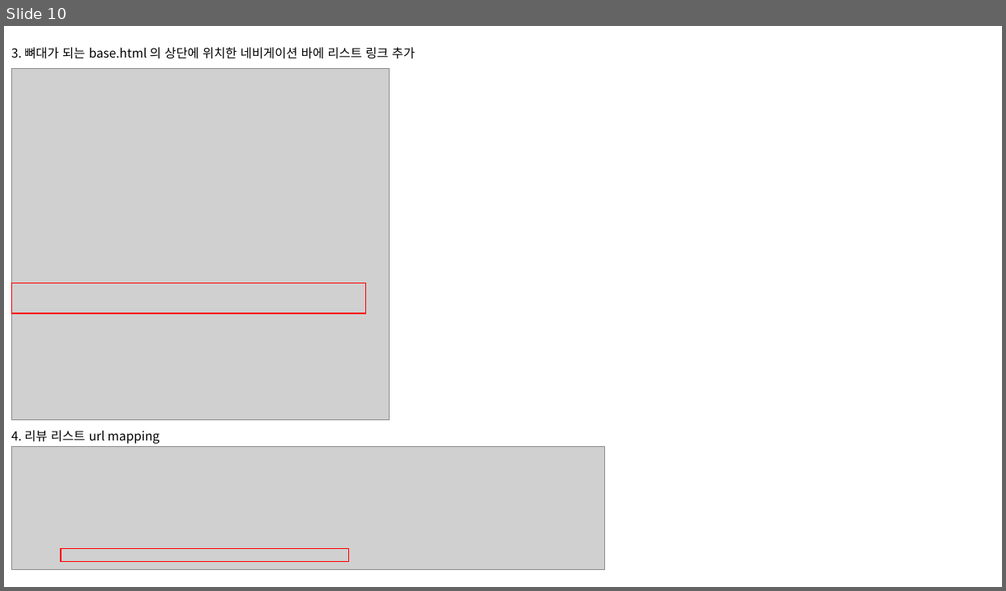
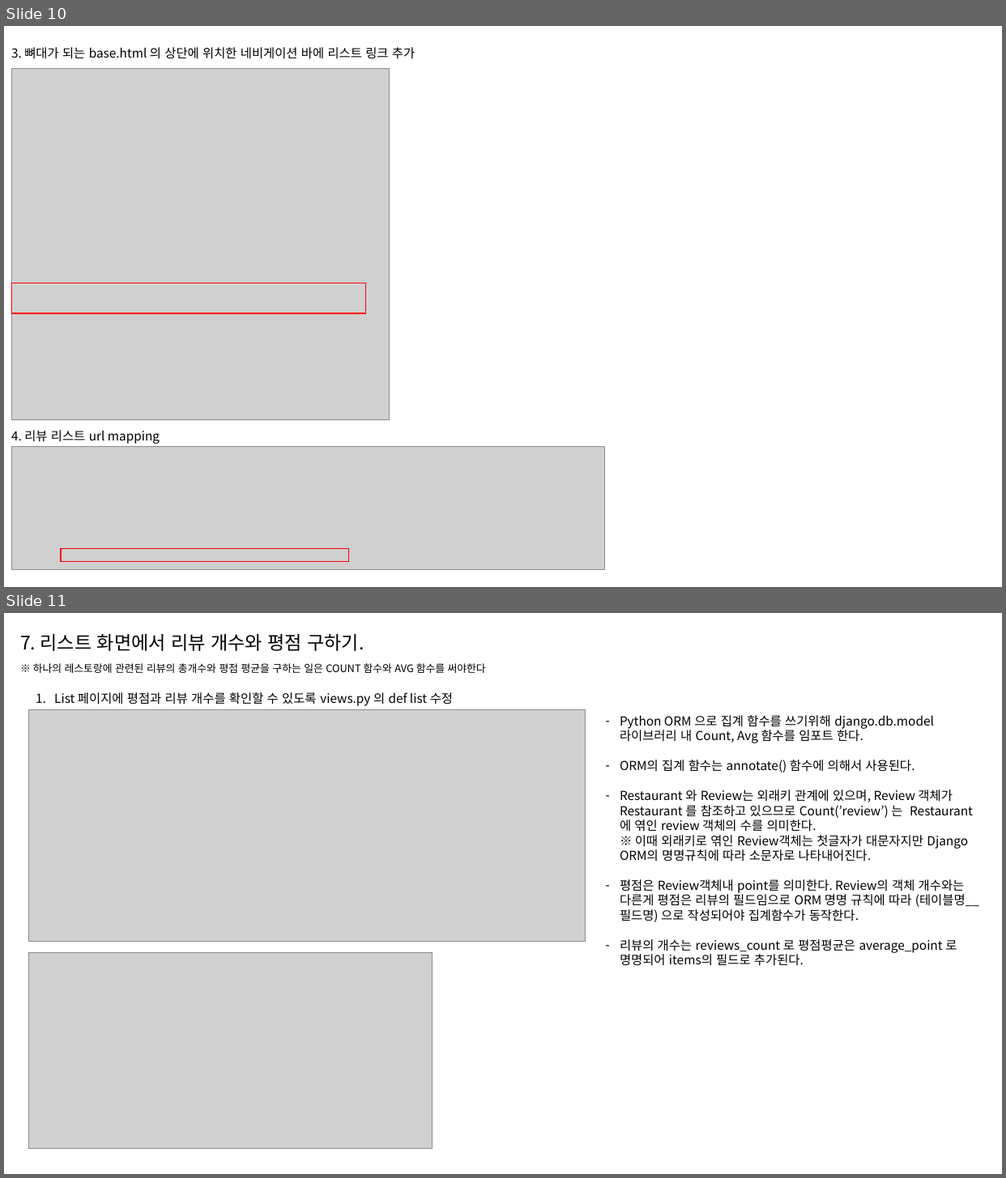
Before and after one commit to khb3025/EducationArrangement, a slide deck: Django(입문)-inflearn/학습정리/7.Relation/Relation.pptx. Shown one above the other, each under a label of ours: slide 10 before the commit, slides 10 and 11 after it. The pictures are 1006x591 and 1006x1178 pixels, drawn with LibreOffice and Linux fonts; fonts in the diff are those of the drawing; grey boxes stand for pictures. Boxes give left, top, right and bottom in pixels: in the first picture for what was removed or moved away, otherwise in the second. Text is boxed around its words. In the diff, an @@ line names an element or a change of style, - is before the commit and + after.

```diff
--- a/Django(입문)-inflearn/학습정리/7.Relation/Relation.pptx
+++ b/Django(입문)-inflearn/학습정리/7.Relation/Relation.pptx
@@ slide 11 added at box(4, 613, 1002, 1174), background #FFFFFF @@
@@ text added at box(20, 634, 364, 651), 18 pt, text #000000 @@
+7. 리스트 화면에서 리뷰 개수와 평점 구하기.
@@ text added at box(33, 663, 486, 673), 10 pt, text #000000 @@
+※ 하나의 레스토랑에 관련된 리뷰의 총개수와 평점 평균을 구하는 일은 COUNT 함수와 AVG 함수를 써야한다
@@ picture added at box(28, 709, 586, 942) @@
@@ text added at box(54, 692, 453, 706), 12 pt, text #000000 @@
+1. List 페이지에 평점과 리뷰 개수를 확인할 수 있도록 views.py 의 def list 수정
@@ text added at box(620, 715, 979, 966), 12 pt, text #000000 @@
+– Python ORM 으로 집계 함수를 쓰기위해 django.db.model 라이브러리 내 Count, Avg 함수를 임포트 한다.
+– ORM의 집계 함수는 annotate() 함수에 의해서 사용된다.
+– Restaurant 와 Review는 외래키 관계에 있으며, Review 객체가 Restaurant 를 참조하고 있으므로 Count(’review’) 는 Restaurant 에 엮인 review 객체의 수를 의미한다.
+  ※ 이때 외래키로 엮인 Review객체는 첫글자가 대문자지만 Django ORM의 명명규칙에 따라 소문자로 나타내어진다.
+– 평점은 Review객체내 point를 의미한다. Review의 객체 개수와는 다른게 평점은 리뷰의 필드임으로 ORM 명명 규칙에 따라 (테이블명__필드명) 으로 작성되어야 집계함수가 동작한다.
+– 리뷰의 개수는 reviews_count 로 평점평균은 average_point 로 명명되어 items의 필드로 추가된다.
@@ picture added at box(28, 953, 433, 1148) @@
```
Also in this commit, not shown: 1 other slide added, 1 other file.
